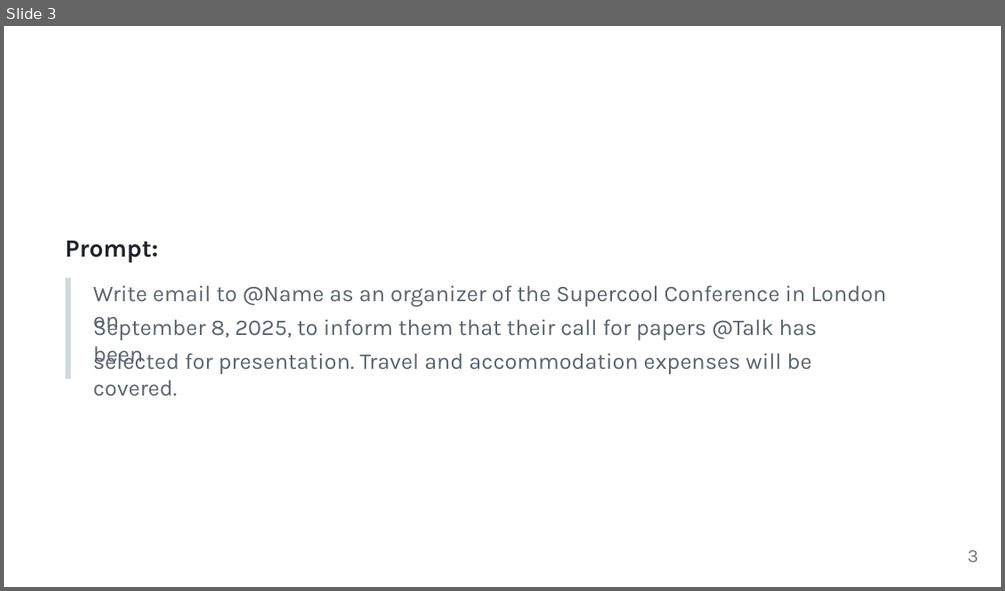
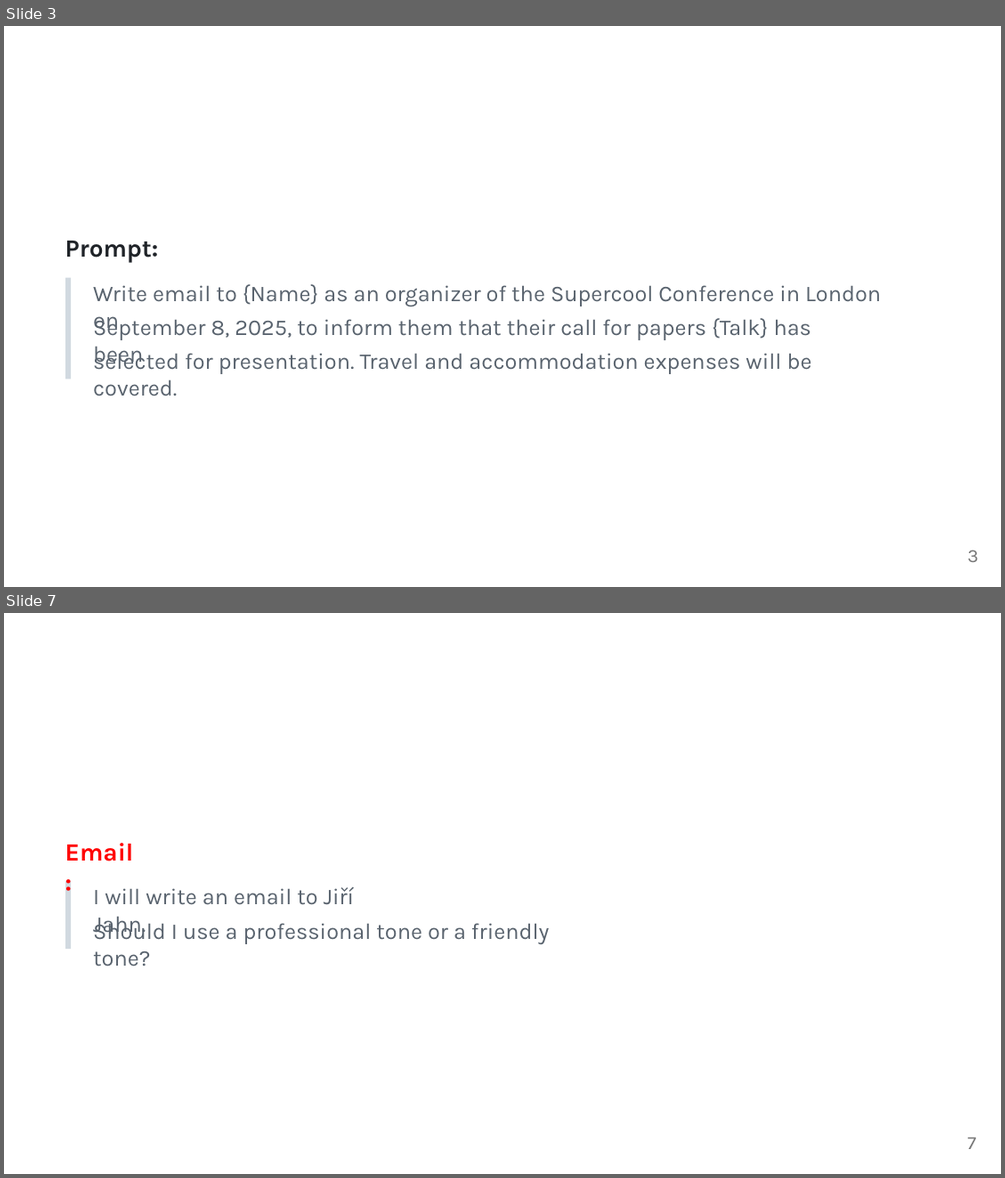
Before and after one commit to webgptorg/slides, a slide deck: Book-2.0.pptx. Shown one above the other, each under a label of ours: slide 3 before the commit, slides 3 and 7 after it; the slides between them are not shown. The pictures are 1005x591 and 1005x1178 pixels, drawn with LibreOffice and Linux fonts; fonts in the diff are those of the drawing. Boxes give left, top, right and bottom in pixels: in the first picture for what was removed or moved away, otherwise in the second. Text is boxed around its words. In the diff, an @@ line names an element or a change of style, - is before the commit and + after.

```diff
--- a/Book-2.0.pptx
+++ b/Book-2.0.pptx
@@ slide 7 added at [4, 613, 1001, 1174], background #FFFFFF @@
@@ freeform shape added at [4, 613, 1001, 1174], fill #FFFFFF @@
@@ text added at [65, 843, 134, 861], 23.9 pt, text #FF0000, bold @@
+Email:
@@ freeform shape added at [65, 881, 71, 949], fill #D1D9E0 @@
@@ text added at [93, 887, 354, 937], 21.7 pt, text #59636E @@
+I will write an email to Jiří Jahn.
@@ text added at [93, 918, 550, 944], 21.7 pt, text #59636E @@
+Should I use a professional tone or a friendly tone?
@@ text added at [967, 1137, 976, 1149], 18 pt, text #777777 @@
+7
@@ slide 3 changed as well @@
@@ text at [93, 284, 881, 306]: text changed @@
-Write email to @Name as an organizer of the Supercool Conference in London on
+Write email to {Name} as an organizer of the Supercool Conference in London on
@@ text at [93, 316, 812, 340]: text changed @@
-September 8, 2025, to inform them that their call for papers @Talk has been
+September 8, 2025, to inform them that their call for papers {Talk} has been
```
Also in this commit, not shown: 5 other slides changed, 7 other slides added, 2 slides removed, 12 other files.
